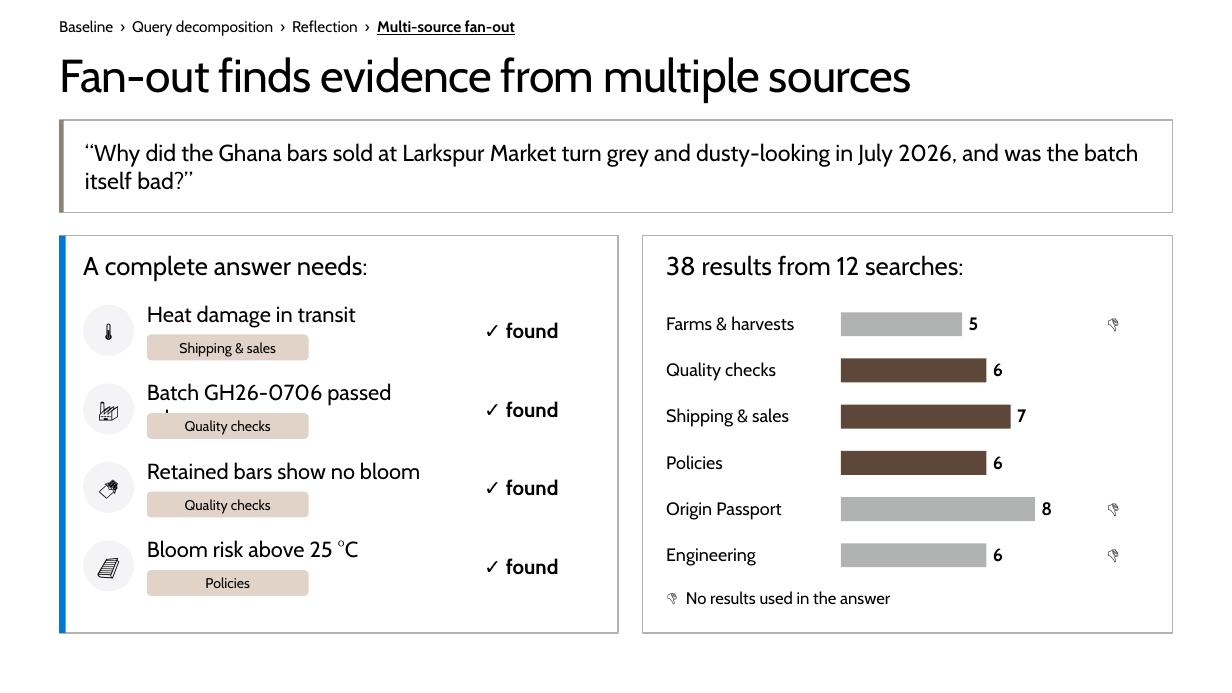
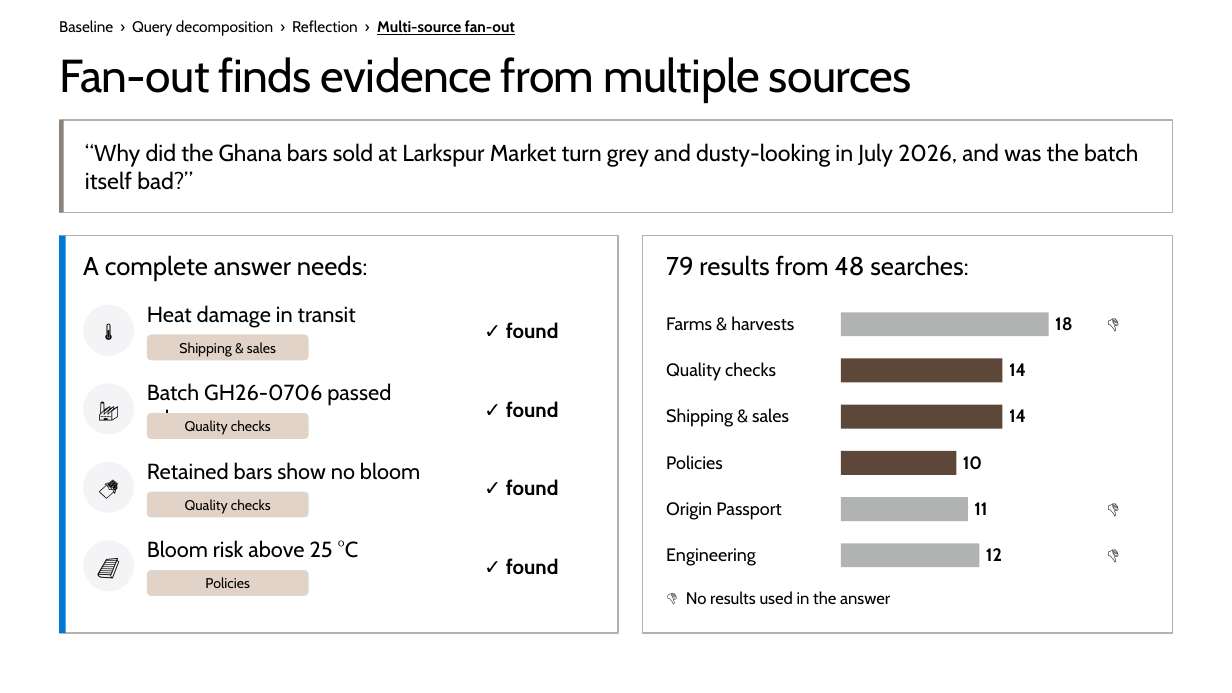
Before and after one commit to microsoft/ignite26-BRK300-building-agentic-retrieval-from-diy-to-foundry-iq, a slide deck: slide 34 of IgniteBRK300-WorkingDeck.pptx (slide 32 before the commit). Drawn at 1232x693 pixels with LibreOffice and Linux fonts; fonts in the diff are those of the drawing; background and template pictures are left out. Boxes give left, top, right and bottom in pixels: in the first picture for what was removed or moved away, otherwise in the second. Text is boxed around its words. In the diff, an @@ line names an element or a change of style, - is before the commit and + after.

```diff
--- a/IgniteBRK300-WorkingDeck.pptx
+++ b/IgniteBRK300-WorkingDeck.pptx
@@ text at (x1=666, y1=255, x2=969, y2=276): text changed @@
-38 results from 12 searches:
+79 results from 48 searches:
@@ rectangle resized from (x1=841, y1=312, x2=962, y2=336) to (x1=841, y1=312, x2=1049, y2=336) @@
@@ text at (x1=1055, y1=317, x2=1072, y2=331): text changed @@
-5
+18
@@ rectangle resized from (x1=841, y1=359, x2=986, y2=383) to (x1=841, y1=359, x2=1003, y2=383) @@
@@ text at (x1=1009, y1=363, x2=1026, y2=376): text changed @@
-6
+14
@@ rectangle resized from (x1=841, y1=405, x2=1011, y2=429) to (x1=841, y1=405, x2=1003, y2=429) @@
@@ text at (x1=1009, y1=409, x2=1026, y2=422): text changed @@
-7
+14
@@ rectangle resized from (x1=841, y1=451, x2=986, y2=475) to (x1=841, y1=451, x2=957, y2=475) @@
@@ text at (x1=963, y1=456, x2=982, y2=470): text changed @@
-6
+10
@@ rectangle resized from (x1=841, y1=497, x2=1035, y2=521) to (x1=841, y1=497, x2=969, y2=521) @@
@@ text at (x1=974, y1=502, x2=987, y2=515): text changed @@
-8
+11
@@ rectangle resized from (x1=841, y1=543, x2=986, y2=567) to (x1=841, y1=543, x2=980, y2=567) @@
@@ text at (x1=986, y1=548, x2=1002, y2=561): text changed @@
-6
+12
```
Also in this commit, not shown: 28 other slides changed, 3 slides added, 1 slide removed, 27 other files.
